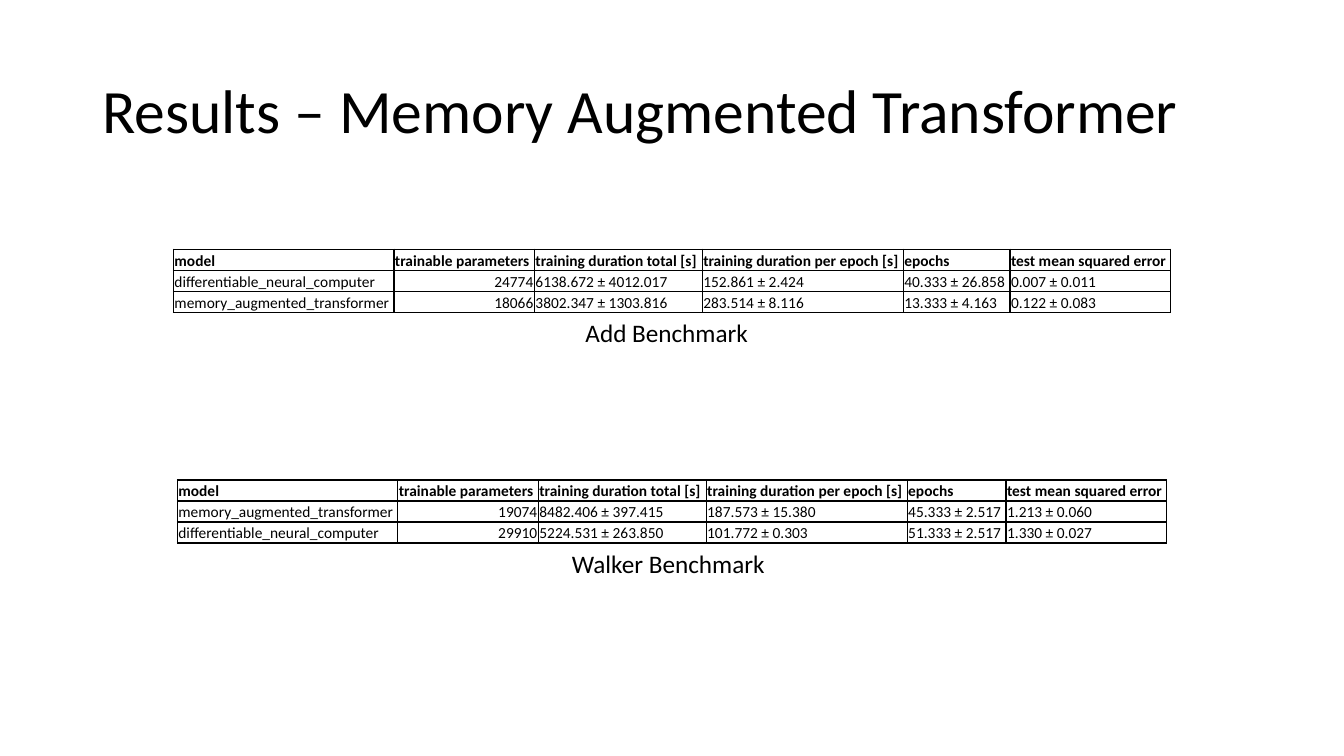
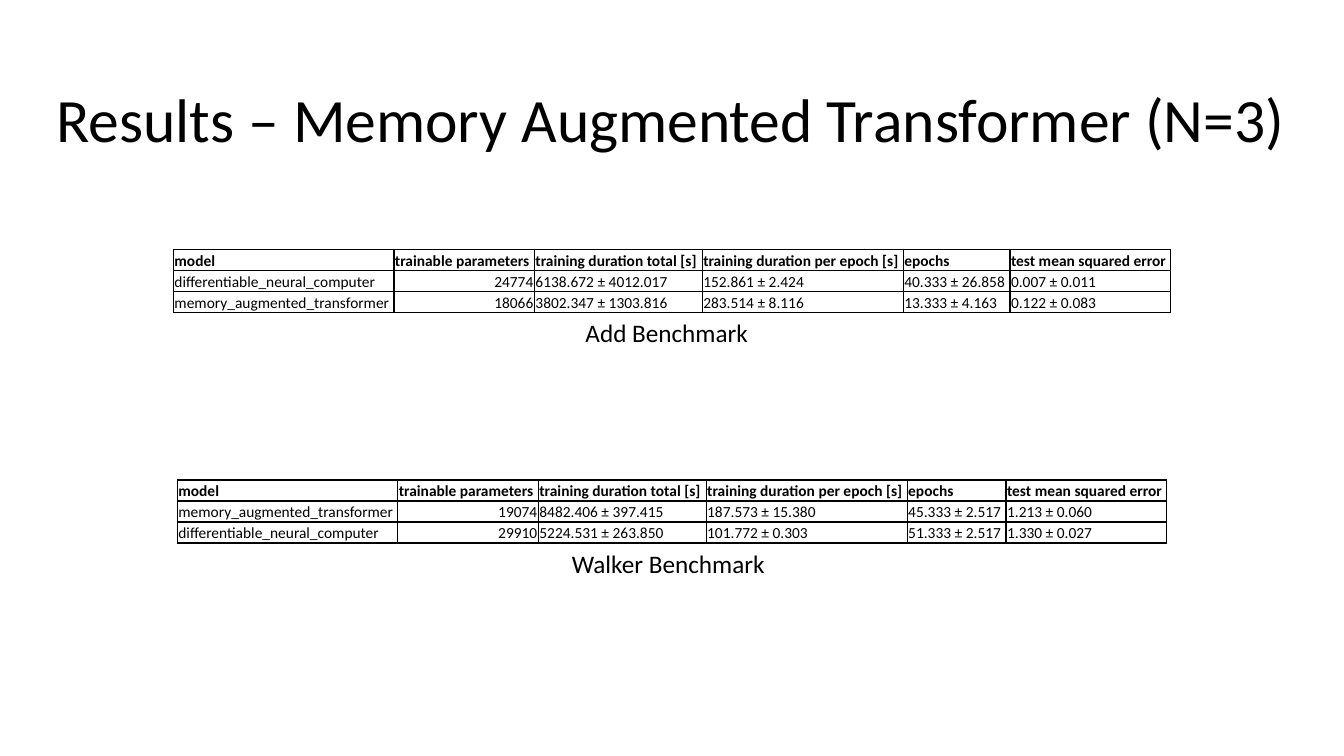
Before and after one commit to Oidlichtnwoada/NeuralNetworkArena, a slide deck: slide 19 of thesis/presentations/thesis_presentation.pptx. Drawn at 1344x756 pixels with LibreOffice and Linux fonts; fonts in the diff are those of the drawing. Boxes give left, top, right and bottom in pixels: in the first picture for what was removed or moved away, otherwise in the second. Text is boxed around its words. In the diff, an @@ line names an element or a change of style, - is before the commit and + after.

```diff
--- a/thesis/presentations/thesis_presentation.pptx
+++ b/thesis/presentations/thesis_presentation.pptx
@@ title at bbox=[56, 97, 1284, 153]: text changed @@
-Results – Memory Augmented Transformer
+Results – Memory Augmented Transformer (N=3)
```
Also in this commit, not shown: 2 other slides changed, 2 slides added.
